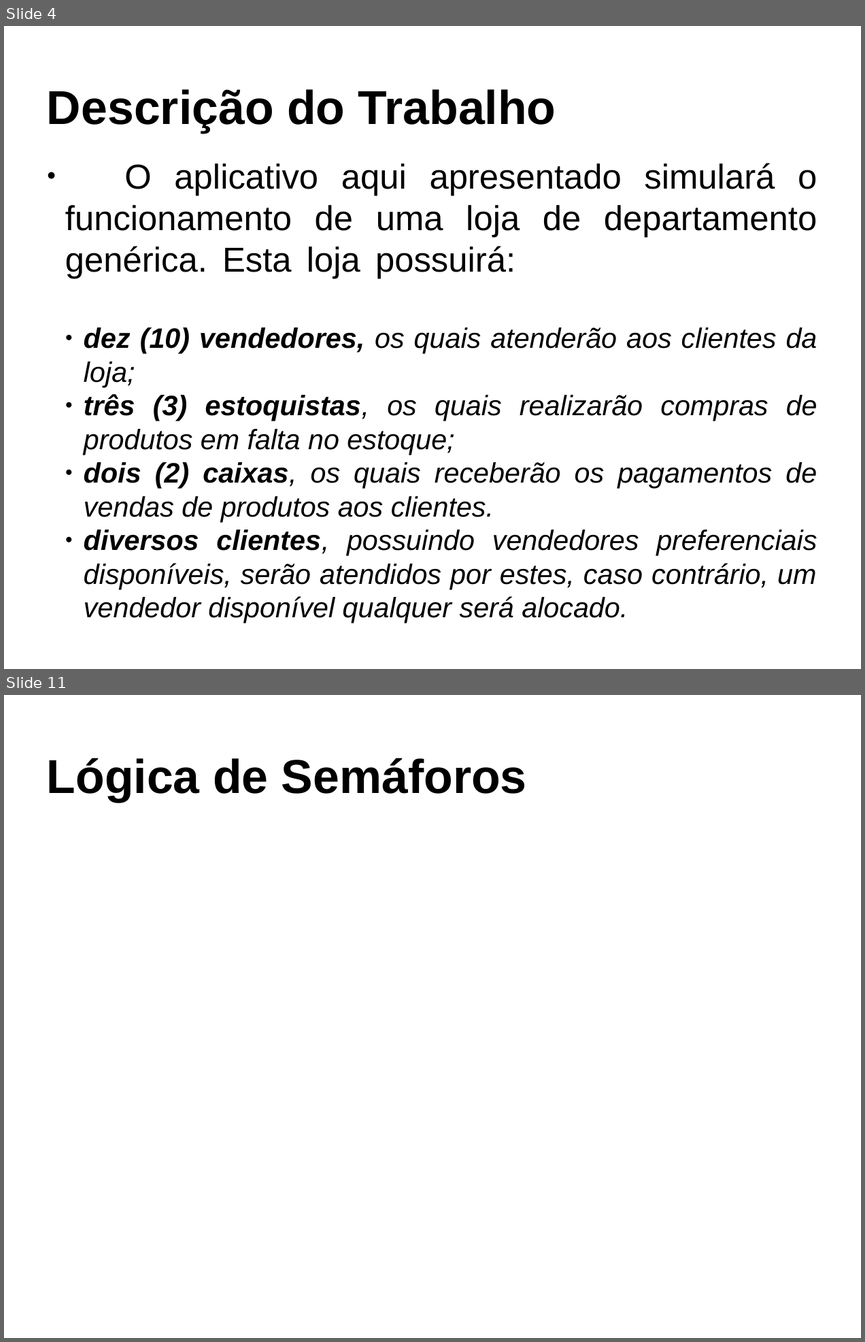
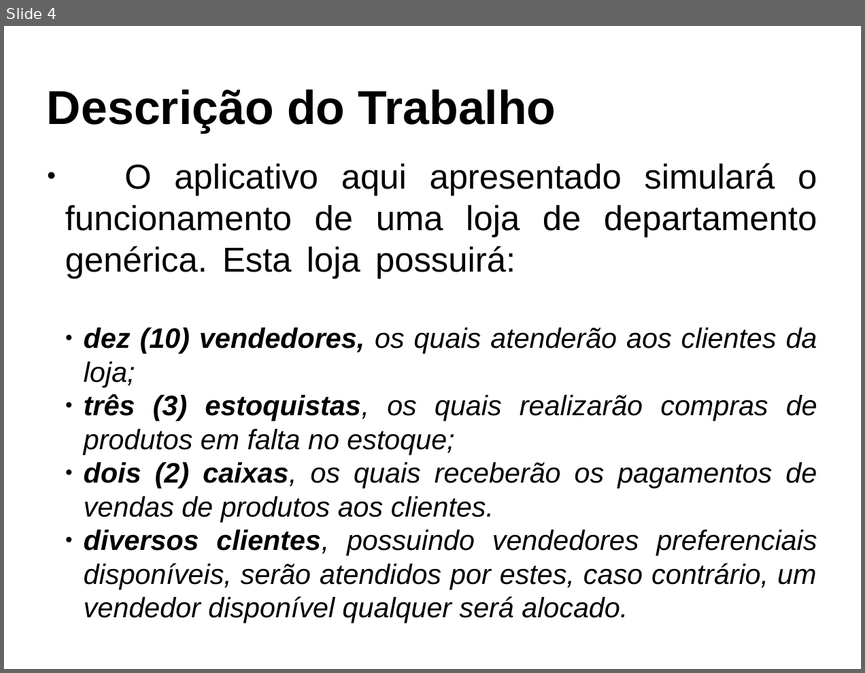
Before and after one commit to brunobuss/lojasim, a slide deck: docs/Apresentação_SO.odp. Shown one above the other, each under a label of ours: slides 4 and 11 before the commit, slide 4 after it; the slides between them are not shown. The pictures are 865x1342 and 865x673 pixels, drawn with LibreOffice and Linux fonts; fonts in the diff are those of the drawing. Boxes give left, top, right and bottom in pixels: in the first picture for what was removed or moved away, otherwise in the second. Text is boxed around its words. In the diff, an @@ line names an element or a change of style, - is before the commit and + after.

```diff
--- a/docs/Apresentação_SO.odp
+++ b/docs/Apresentação_SO.odp
@@ slide 11 removed at (4, 695, 861, 1338), background #FFFFFF @@
@@ title removed at (47, 758, 527, 802) @@
-Lógica de Semáforos
```
Also in this commit, not shown: 6 slides changed, 4 slides added, 1 other slide removed, 2 other files.
